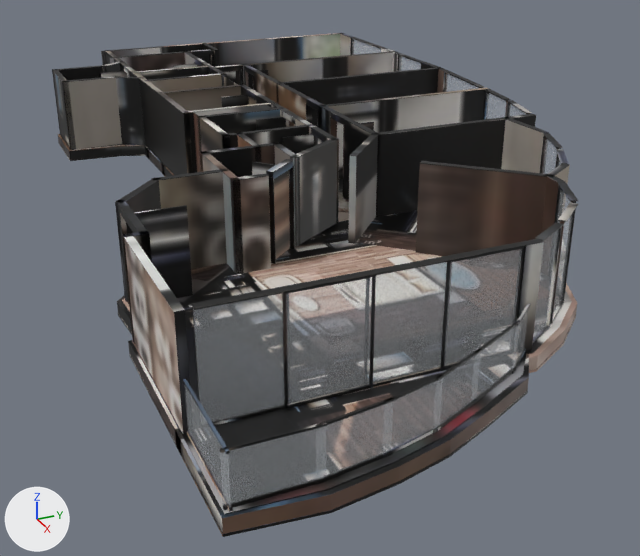
The glTF model _bake/glb/kent-21/model.glb: old version first, new version second.
Rendered twice from a 50 mm lens placed at (22.3, -9.8, 8.4), pointed at (1.4, -0.4, -2.0). The lights are fixed; the arrows at lower left show +X, +Y and +Z. The picture after the commit comes second. Where no turn or scale is listed for an object, it has been applied to the vertices. Vertices at exactly the same position are counted once.
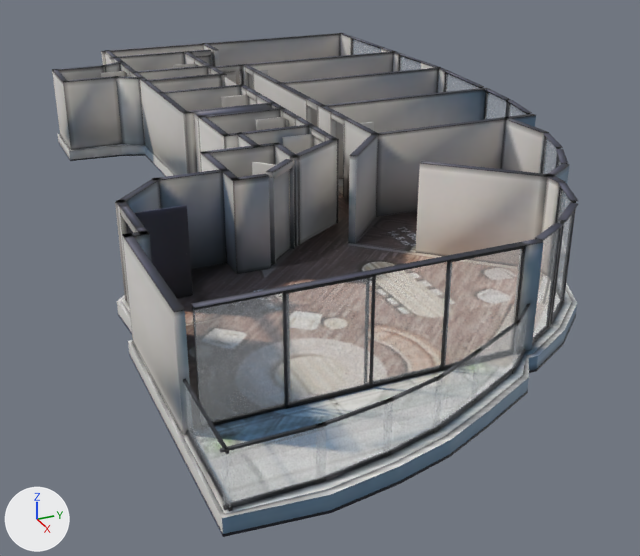
Boxes (x1, y1, x2, y2) around the edits, measured in the pictures (640 x 556 px):
'Mesh_0', surface changed: (52, 33, 578, 537) in both
part 1 of me_mesh_0, reshaped (mostly hidden before): before (187, 89, 549, 510); after (63, 33, 577, 534)
part 2 of me_mesh_0, surface changed: (52, 33, 578, 537) in both

The change, as a diff of the scene's bpy script:
```diff
--- a/_bake/glb/kent-21/model.glb.py
+++ b/_bake/glb/kent-21/model.glb.py
@@ mat_baked @@
 n3 = _N.new('ShaderNodeMapping'); n3.name = 'Mapping'
-n3.inputs[1].default_value = (0.00172, -14.95, 0.0)  # 'Location'
-n3.inputs[3].default_value = (15.93, 15.95, 1.0)  # 'Scale'
+n3.inputs[1].default_value = (0.00142, -14.96, 0.0)  # 'Location'
+n3.inputs[3].default_value = (15.93, 15.96, 1.0)  # 'Scale'
 n4 = _N.new('ShaderNodeUVMap'); n4.name = 'UV Map'
@@ me_mesh_0 @@
 # used by ob_mesh_0; location = (-12.45, 6.91, -0.36)
-me_mesh_0.from_pydata(...)  # 4374 vertices, 7648 faces; spans x 0.0..25.1, y -13.8..0.0, z 0.0..2.6
+me_mesh_0.from_pydata(...)  # 5218 vertices, 9484 faces; spans x 0.0..25.1, y -13.8..0.0, z 0.0..2.6
+# me_mesh_0 part 1: 24 vertices moved within x 0.1..22.5, y -13.7..-0.5, z 0.0..2.6; 2 vertices removed from x 16.6, y -2.1, z 2.6; 846 vertices added at x 0.1..22.9, y -13.8..0.0, z 0.0..2.6
+# me_mesh_0 part 2: 6020 kept faces spanning x 0.0..25.1, y -13.8..0.0, z 0.0..2.6 get new texture (UV) coordinates
 me_mesh_0.materials.append(mat_baked)
```
